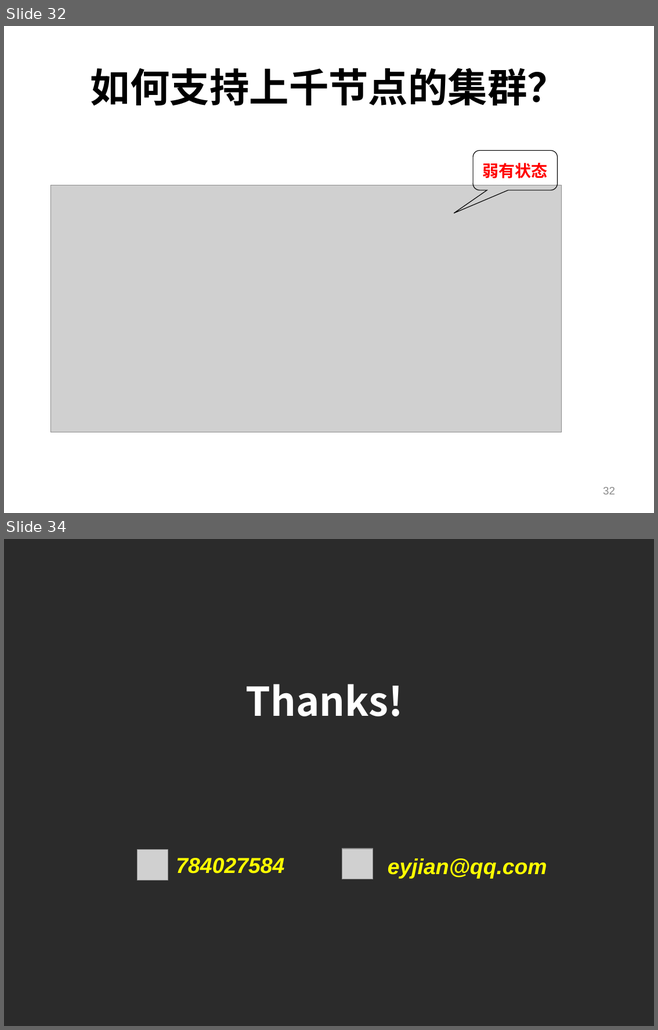
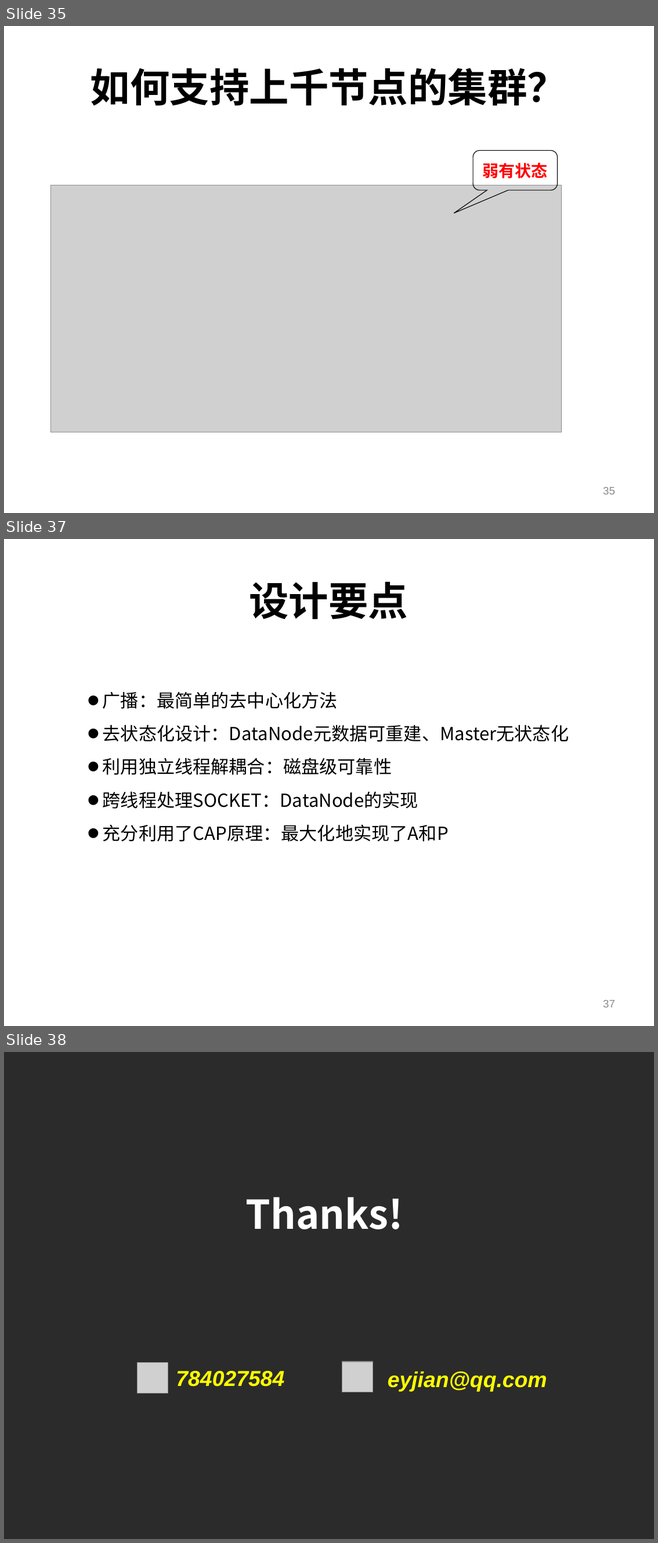
Before and after one commit to shtzr840329/mooon, a slide deck: applications/lightfs/doc/portableDFS-便携式分布式文件系统.ppt. Shown one above the other, each under a label of ours: slides 32 and 34 before the commit, slides 35, 37 and 38 after it; the slides between them are not shown. The pictures are 658x1030 and 658x1543 pixels, drawn with LibreOffice and Linux fonts; fonts in the diff are those of the drawing; grey boxes stand for pictures; background and template pictures are left out; a plain dark background stands for a picture behind light text. Boxes give left, top, right and bottom in pixels: in the first picture for what was removed or moved away, otherwise in the second. Text is boxed around its words. In the diff, an @@ line names an element or a change of style, - is before the commit and + after.

```diff
--- a/applications/lightfs/doc/portableDFS-便携式分布式文件系统.ppt
+++ b/applications/lightfs/doc/portableDFS-便携式分布式文件系统.ppt
@@ slide 37 added at bbox=[4, 539, 654, 1026], background picture (left out) @@
@@ text added at bbox=[249, 581, 408, 620], 44 pt, text #000000, bold @@
+设计要点
@@ text added at bbox=[103, 692, 338, 709], 20 pt, text #000000 @@
+• 广播：最简单的去中心化方法
@@ text added at bbox=[103, 725, 569, 742], 20 pt, text #000000 @@
+• 去状态化设计：DataNode元数据可重建、Master无状态化
@@ text added at bbox=[103, 758, 392, 775], 20 pt, text #000000 @@
+• 利用独立线程解耦合：磁盘级可靠性
@@ text added at bbox=[103, 791, 418, 809], 20 pt, text #000000 @@
+• 跨线程处理SOCKET：DataNode的实现
@@ text added at bbox=[103, 824, 448, 842], 20 pt, text #000000 @@
+• 充分利用了CAP原理：最大化地实现了A和P
@@ page number added at bbox=[603, 1000, 615, 1008], 12 pt, text #898989 @@
+37
@@ what was slide 32 is now slide 35 @@
@@ page number at bbox=[603, 487, 615, 495]: text changed @@
-32
+35
@@ what was slide 34 is now slide 38 @@
```
Also in this commit, not shown: 12 slides changed, 7 other slides added, 4 slides removed.
